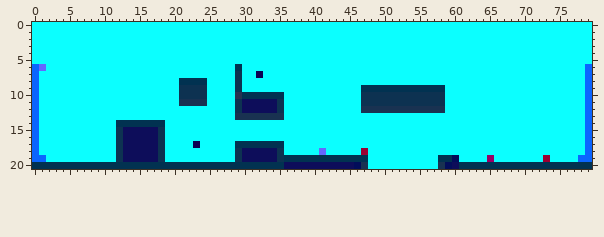
Edited in one commit: sprite sheet (Global-Warning/res/lvls/2.png). This is how it looked before the edit.
The file is 80x21 pixels. Colours within 5 levels of each other are drawn and written as one.
After the commit:
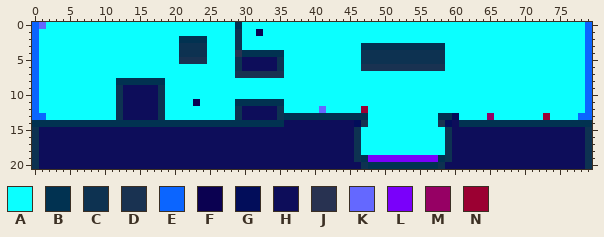
Palette (. is transparent): A #0bffff  B #013251  C #0d3251  D #193251  E #0b65ff  F #0b0151  G #020d5a  H #0d0d5a  J #283251  K #6468ff  L #7a00fa  M #960064  N #9b0032
The edit:
y 0: x 0..1 AA -> EK; x 29 A -> B; x 79 A -> E
y 1: x 0 A -> E; x 29 A -> C; x 32 A -> F; x 79 A -> E
y 2: x 0 A -> E; x 21..24 AAAA -> BBBB; x 29 A -> C; x 79 A -> E
y 3: x 0 A -> E; x 21..24 AAAA -> CCCC; x 29 A -> C; x 47..58 AAAAAAAAAAAA -> BBBBBBBBBBBB; x 79 A -> E
y 4: x 0 A -> E; x 21..24 AAAA -> CCCC; x 29..35 AAAAAAA -> JBBBBBB; x 47..58 AAAAAAAAAAAA -> CCCCCCCCCCCC; x 79 A -> E
y 5: x 0 A -> E; x 21..24 AAAA -> DDDD; x 29..35 AAAAAAA -> CHHHHHC; x 47..58 AAAAAAAAAAAA -> CCCCCCCCCCCC; x 79 A -> E
y 6: x 1 K -> A; x 29..35 BAAAAAA -> CHHHHHC; x 47..58 AAAAAAAAAAAA -> DDDDDDDDDDDD
y 7: x 29..35 CAAFAAA -> DDDDDDD
y 8: x 12..18 AAAAAAA -> BBBBBBB; x 21..24 BBBB -> AAAA; x 29 C -> A
y 9: x 12..18 AAAAAAA -> CHHHHHC; x 21..24 CCCC -> AAAA; x 29 C -> A; x 47..58 BBBBBBBBBBBB -> AAAAAAAAAAAA
y 10: x 12..18 AAAAAAA -> CHHHHHC; x 21..24 CCCC -> AAAA; x 29..35 JBBBBBB -> AAAAAAA; x 47..58 CCCCCCCCCCCC -> AAAAAAAAAAAA
y 11: x 12..18 AAAAAAA -> CHHHHHC; x 21..24 DDDD -> AAFA; x 29..35 CHHHHHC -> BBBBBBB; x 47..58 CCCCCCCCCCCC -> AAAAAAAAAAAA
y 12: x 12..18 AAAAAAA -> CHHHHHC; x 41 A -> K; x 47..58 DDDDDDDDDDDD -> NAAAAAAAAAAA
y 13: x 1 A -> E; x 12..18 AAAAAAA -> CHHHHHC; x 29..47 DDDDDDDAAAAAAAAAAAA -> CHHHHHCBBBBBBBBBBBB; x 58..60 AAA -> BBG; x 65 A -> M; x 73 A -> N; x 78 A -> E
y 14: x 0..11 EAAAAAAAAAAA -> BBBBBBBBBBBB; x 19..47 AAAAAAAAAAAAAAAAAAAAAAAAAAAAA -> BBBBBBBBBBBBBBBBBHHHHHHHHHHGD; x 58..79 AAAAAAAAAAAAAAAAAAAAAE -> DGHBBBBBBBBBBBBBBBBBBB
y 15..16: x 0..12 EAAAAAAAAAAAC -> CHHHHHHHHHHHH; x 18..46 CAAAAAAAAAAAAAAAAAAAAAAAAAAAA -> HHHHHHHHHHHHHHHHHHHHHHHHHHHHC; x 59..79 AAAAAAAAAAAAAAAAAAAAE -> CHHHHHHHHHHHHHHHHHHHC
y 17: x 0..12 EAAAAAAAAAAAC -> CHHHHHHHHHHHH; x 18..46 CAAAAFAAAAABBBBBBBAAAAAAAAAAA -> HHHHHHHHHHHHHHHHHHHHHHHHHHHHC; x 59..79 AAAAAAAAAAAAAAAAAAAAE -> CHHHHHHHHHHHHHHHHHHHC
y 18: x 0..12 EAAAAAAAAAAAC -> CHHHHHHHHHHHH; x 18..29 CAAAAAAAAAAC -> HHHHHHHHHHHH; x 35..47 CAAAAAKAAAAAN -> HHHHHHHHHHHCA; x 59..79 AAAAAAAAAAAAAAAAAAAAE -> CHHHHHHHHHHHHHHHHHHHC
y 19: x 0..12 EEAAAAAAAAAAC -> CHHHHHHHHHHHH; x 18..29 CAAAAAAAAAAC -> HHHHHHHHHHHH; x 35..46 CBBBBBBBBBBB -> HHHHHHHHHHHC; x 48..57 AAAAAAAAAA -> LLLLLLLLLL; x 59..79 BGAAAAMAAAAAAANAAAAEE -> CHHHHHHHHHHHHHHHHHHHC
y 20: x 0..35 BBBBBBBBBBBBBBBBBBBBBBBBBBBBBBBBBBBB -> CHHHHHHHHHHHHHHHHHHHHHHHHHHHHHHHHHHH; x 46..59 GDAAAAAAAAAADG -> HCBBBBBBBBBBCH; x 61..79 BBBBBBBBBBBBBBBBBBB -> HHHHHHHHHHHHHHHHHHC
